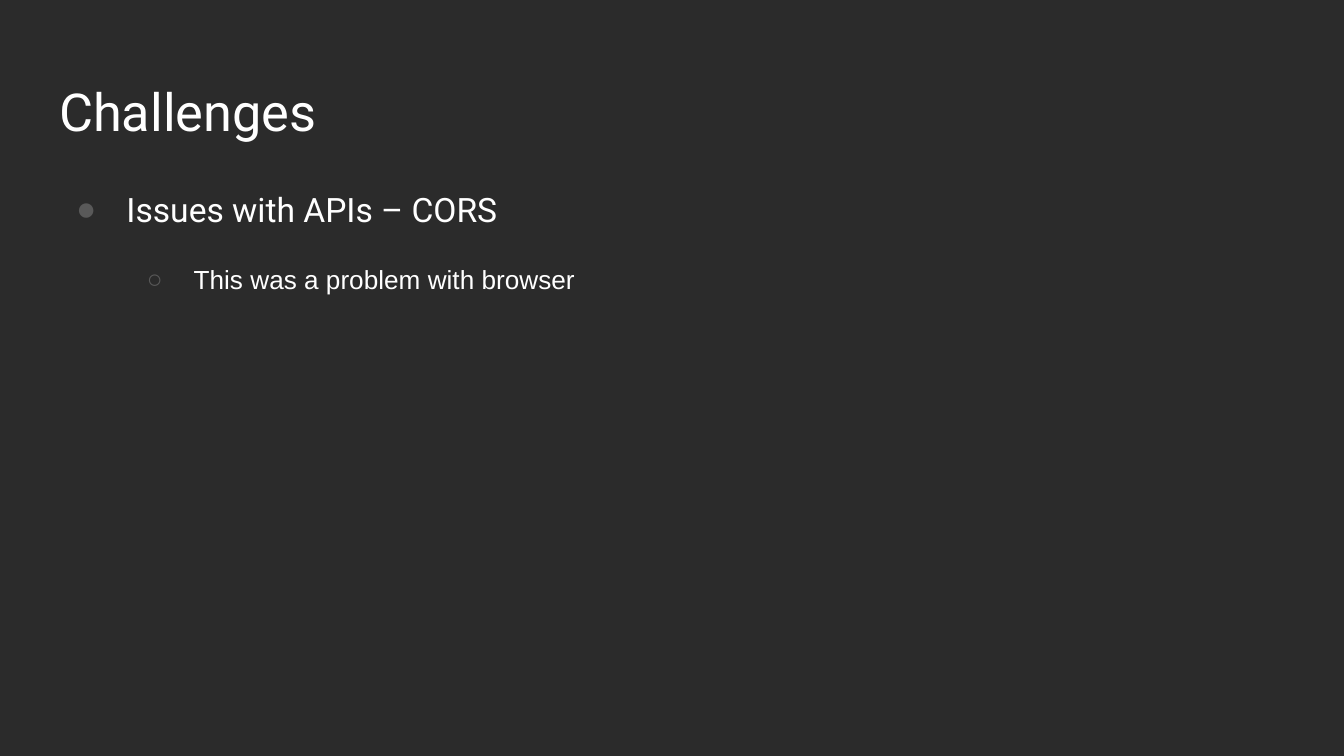
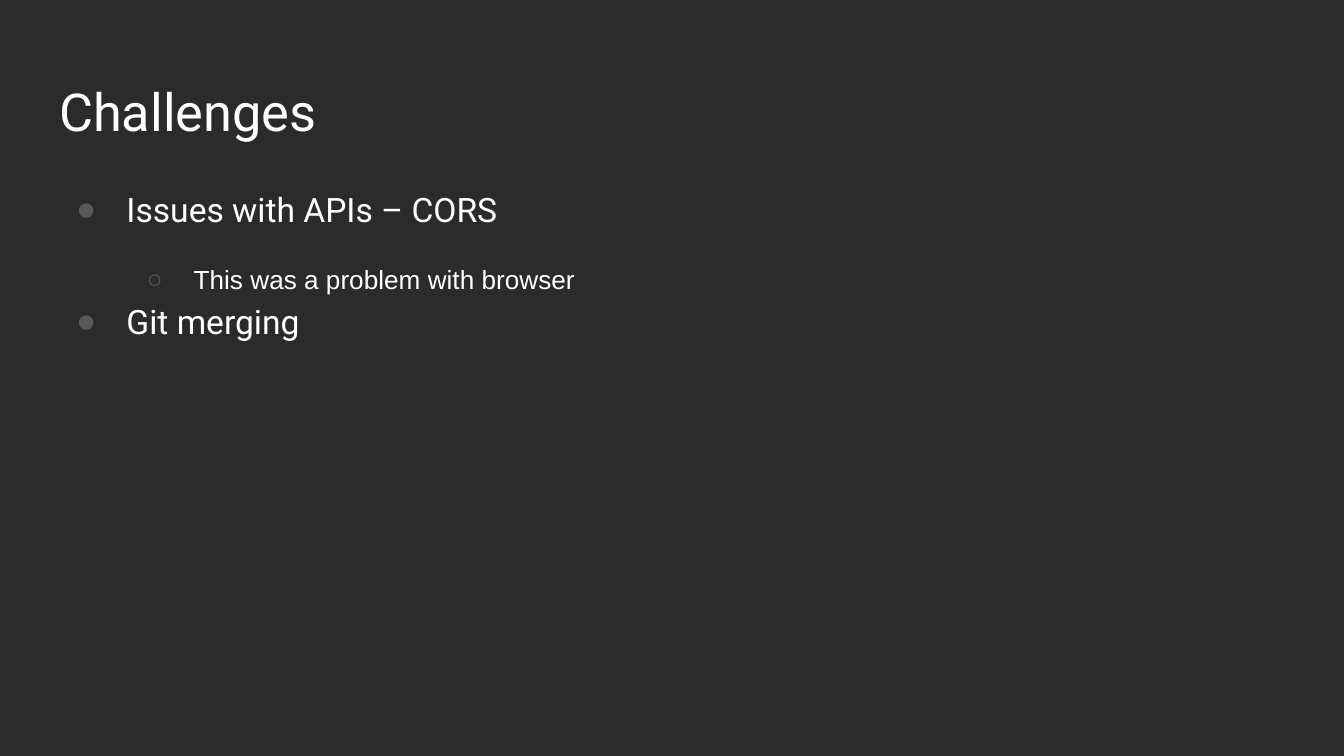
Before and after one commit to rschragger/MAR, a slide deck: slide 6 of project/MAR Project-Presentation.pptx. Drawn at 1344x756 pixels with LibreOffice and Linux fonts; fonts in the diff are those of the drawing; background and template pictures are left out; a plain dark background stands for a picture behind light text. Boxes give left, top, right and bottom in pixels: in the first picture for what was removed or moved away, otherwise in the second. Text is boxed around its words. In the diff, an @@ line names an element or a change of style, - is before the commit and + after.

```diff
--- a/project/MAR Project-Presentation.pptx
+++ b/project/MAR Project-Presentation.pptx
@@ text at [126,310,300,341]: paragraph added @@
+● Git merging
```
Also in this commit, not shown: 2 other slides changed, 1 other file.
